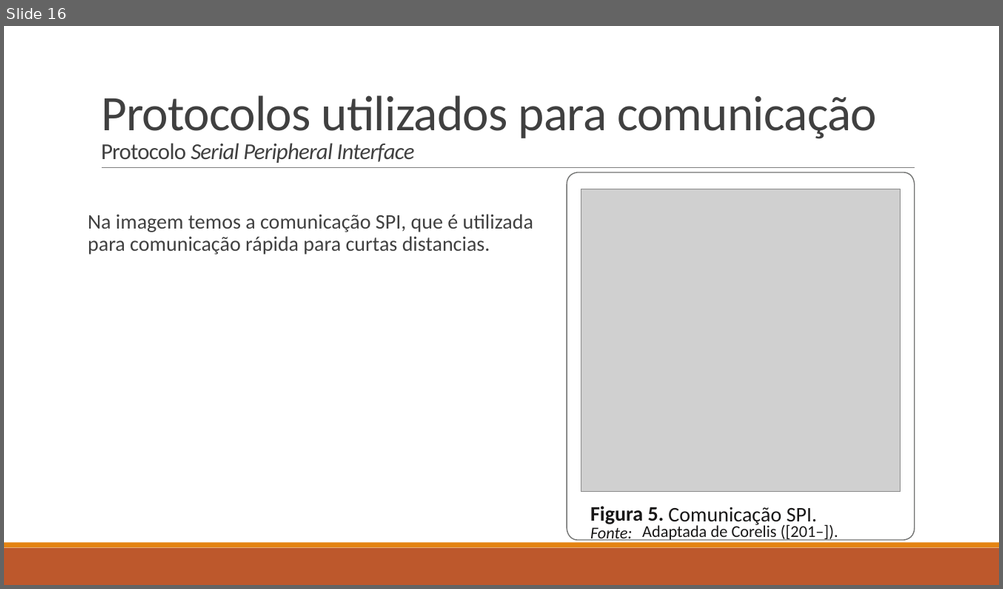
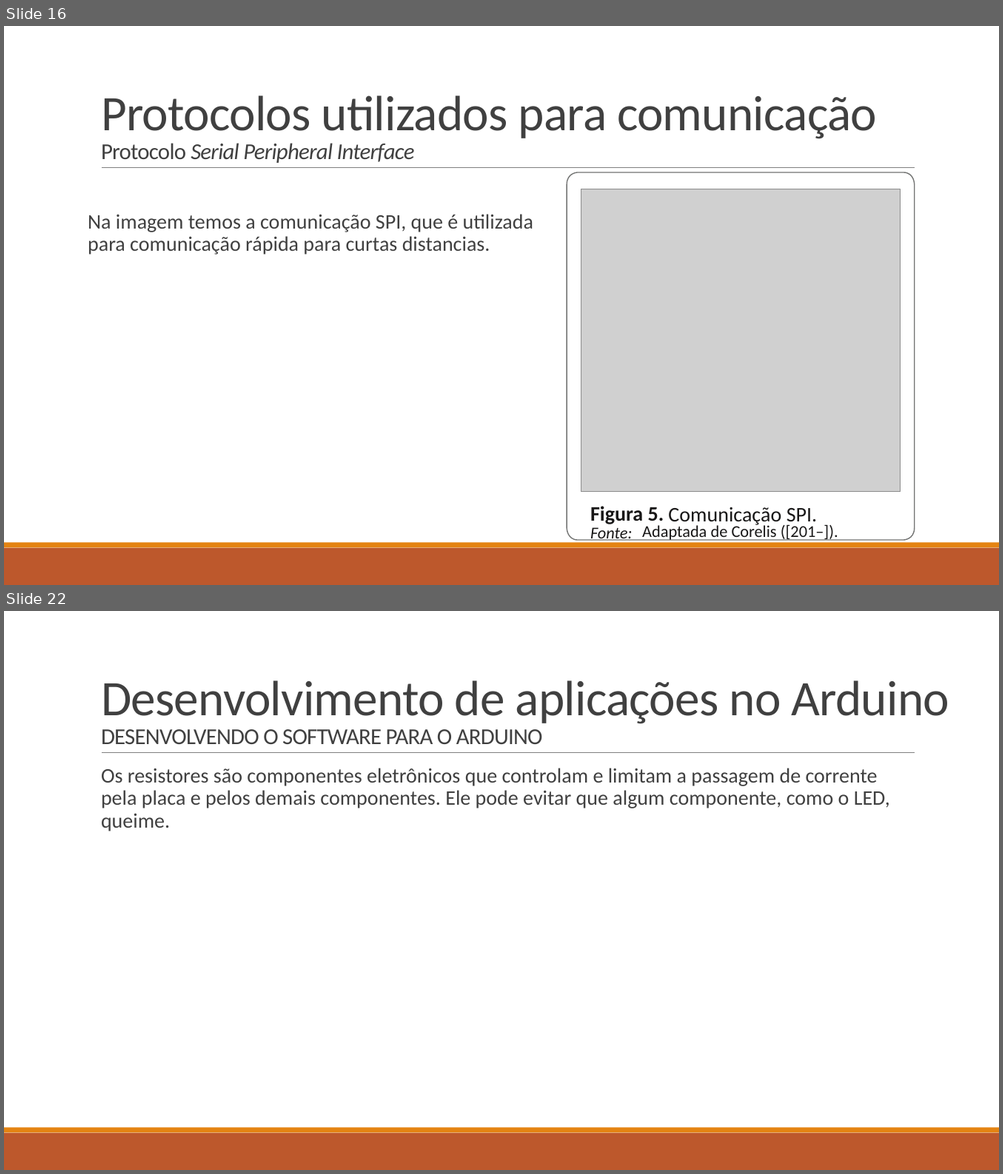
Before and after one commit to LucasHerculanoAmaro/Minhas-Aulas, a slide deck: Eugenio Mariz de Oliveira Netto/Programação de Aplicativos Mobile II/Aula 9/Introdução à Internet das Coisas na plataforma Arduíno.pptx. Shown one above the other, each under a label of ours: slide 16 before the commit, slides 16 and 22 after it; the slides between them are not shown. The pictures are 1003x589 and 1003x1174 pixels, drawn with LibreOffice and Linux fonts; fonts in the diff are those of the drawing; grey boxes stand for pictures. Boxes give left, top, right and bottom in pixels: in the first picture for what was removed or moved away, otherwise in the second. Text is boxed around its words. In the diff, an @@ line names an element or a change of style, - is before the commit and + after.

```diff
--- a/Eugenio Mariz de Oliveira Netto/Programação de Aplicativos Mobile II/Aula 9/Introdução à Internet das Coisas na plataforma Arduíno.pptx
+++ b/Eugenio Mariz de Oliveira Netto/Programação de Aplicativos Mobile II/Aula 9/Introdução à Internet das Coisas na plataforma Arduíno.pptx
@@ slide 22 added at bbox=[4, 611, 999, 1170], background #FFFFFF; not listed: 3 template elements that a slide beside it also shows @@
@@ title added at bbox=[101, 681, 949, 744], 48 pt, text #404040 @@
+Desenvolvimento de aplicações no Arduino
+DESENVOLVENDO O SOFTWARE PARA O ARDUINO
@@ text added at bbox=[101, 768, 890, 832], 20 pt, text #404040 @@
+  Os resistores são componentes eletrônicos que controlam e limitam a passagem de corrente pela placa e pelos demais componentes. Ele pode evitar que algum componente, como o LED, queime.
```
Also in this commit, not shown: 5 other slides added.
